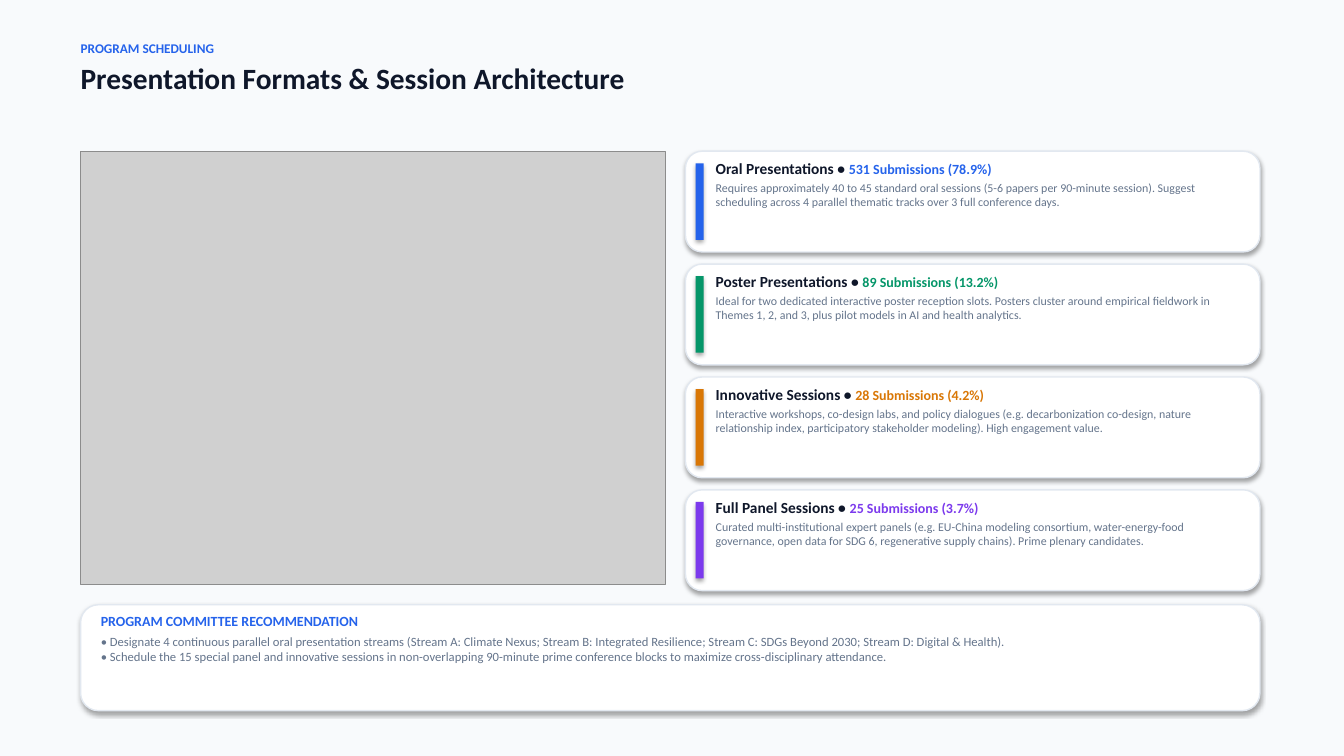
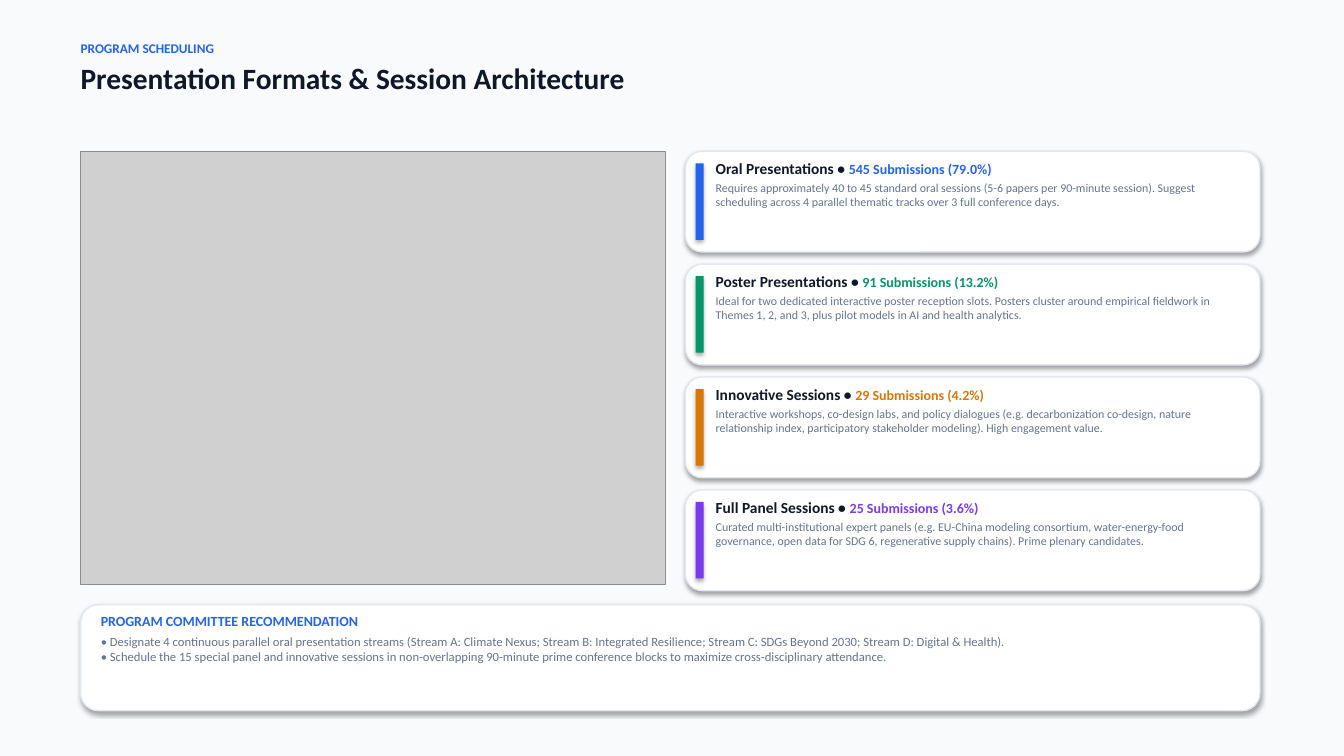
Before and after one commit to ponraj-aru/gsc2027-dashboard, a slide deck: slide 6 of GSC2027_Abstract_Submissions_Analysis_Report.pptx. Drawn at 1344x756 pixels with LibreOffice and Linux fonts; fonts in the diff are those of the drawing; grey boxes stand for pictures. Boxes give left, top, right and bottom in pixels: in the first picture for what was removed or moved away, otherwise in the second. Text is boxed around its words. In the diff, an @@ line names an element or a change of style, - is before the commit and + after.

```diff
--- a/GSC2027_Abstract_Submissions_Analysis_Report.pptx
+++ b/GSC2027_Abstract_Submissions_Analysis_Report.pptx
@@ text at [716, 163, 992, 176]: text changed @@
-Oral Presentations • 531 Submissions (78.9%)
+Oral Presentations • 545 Submissions (79.0%)
@@ text at [716, 276, 998, 289]: text changed @@
-Poster Presentations • 89 Submissions (13.2%)
+Poster Presentations • 91 Submissions (13.2%)
@@ text at [716, 389, 984, 402]: text changed @@
-Innovative Sessions • 28 Submissions (4.2%)
+Innovative Sessions • 29 Submissions (4.2%)
@@ text at [716, 502, 979, 515]: text changed @@
-Full Panel Sessions • 25 Submissions (3.7%)
+Full Panel Sessions • 25 Submissions (3.6%)
```
Also in this commit, not shown: 14 other slides changed, 51 other files.
